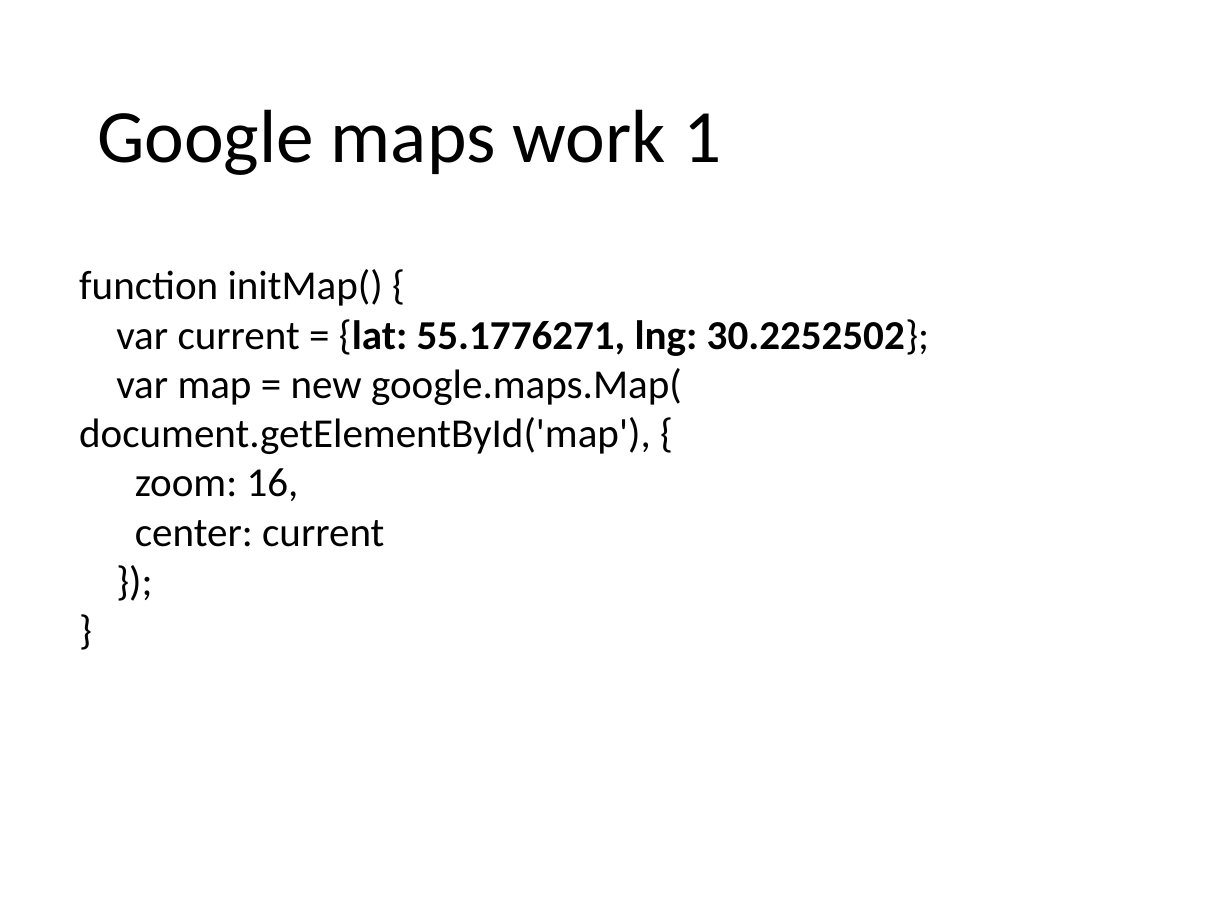
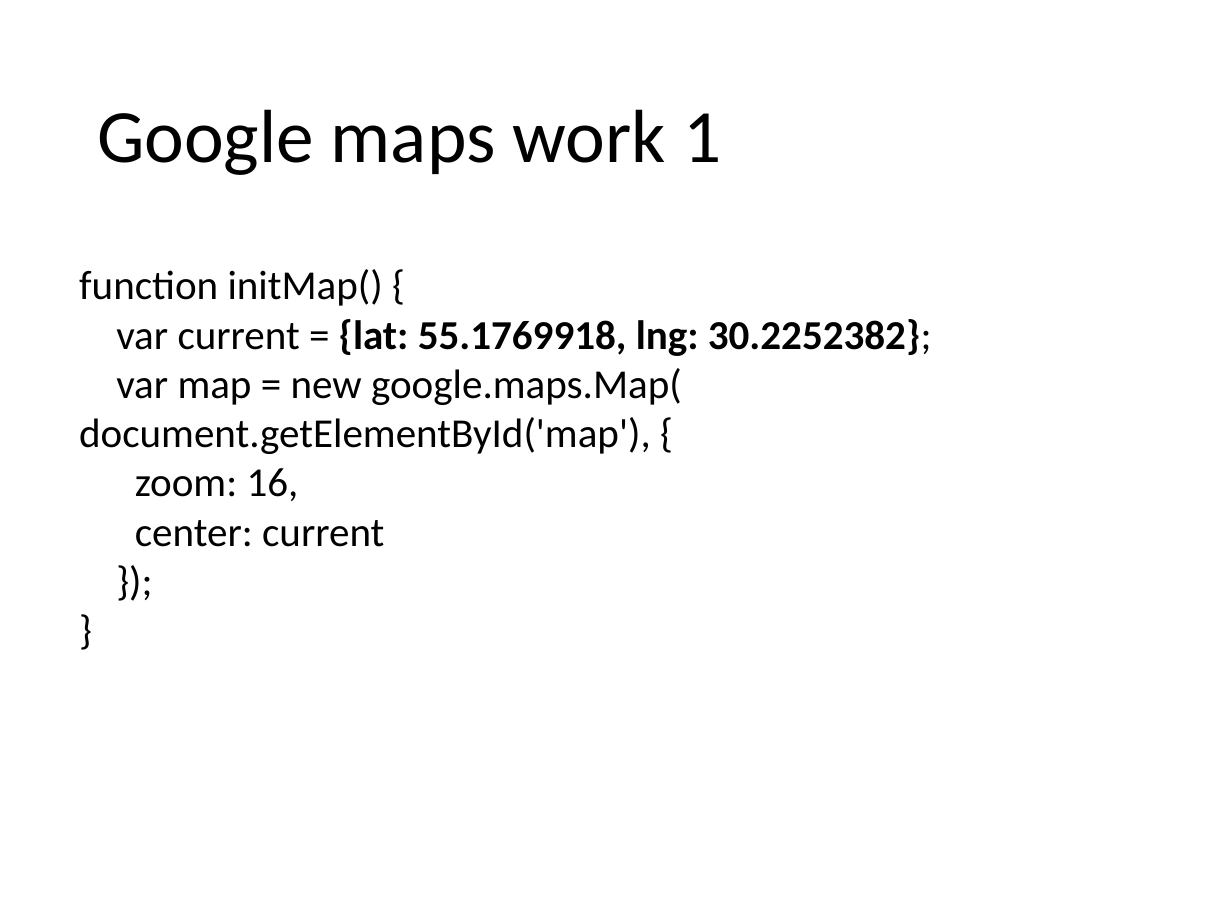
Before and after one commit to vitali-kviatkouski/vstu, a slide deck: slide 4 of node_js.pptx. Drawn at 1232x924 pixels with LibreOffice and Linux fonts; fonts in the diff are those of the drawing. Boxes give left, top, right and bottom in pixels: in the first picture for what was removed or moved away, otherwise in the second. Text is boxed around its words. In the diff, an @@ line names an element or a change of style, - is before the commit and + after.

```diff
--- a/node_js.pptx
+++ b/node_js.pptx
@@ text at (x1=116, y1=319, x2=932, y2=356): text changed @@
-var current = {lat: 55.1776271, lng: 30.2252502};
+var current = {lat: 55.1769918, lng: 30.2252382};
```
Also in this commit, not shown: 6 other files.
